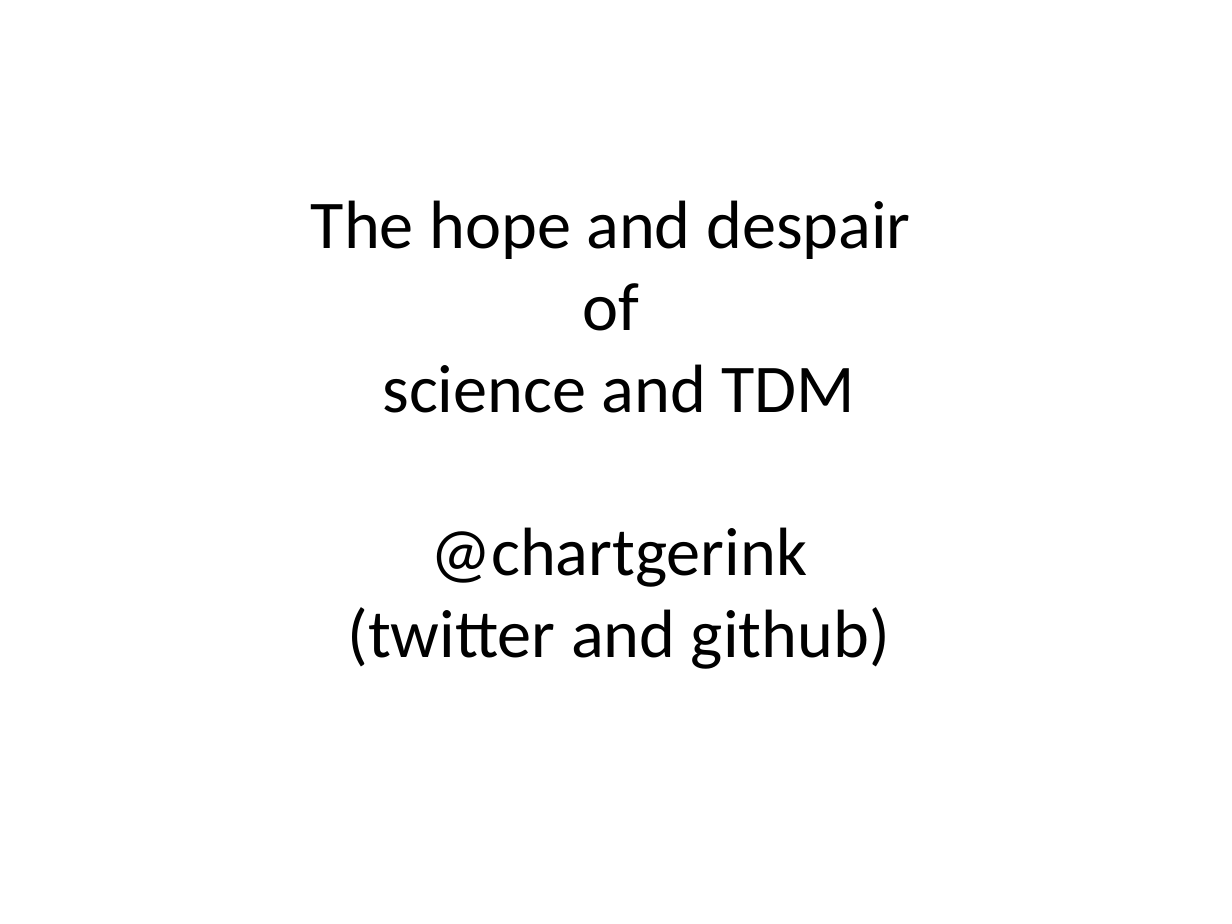
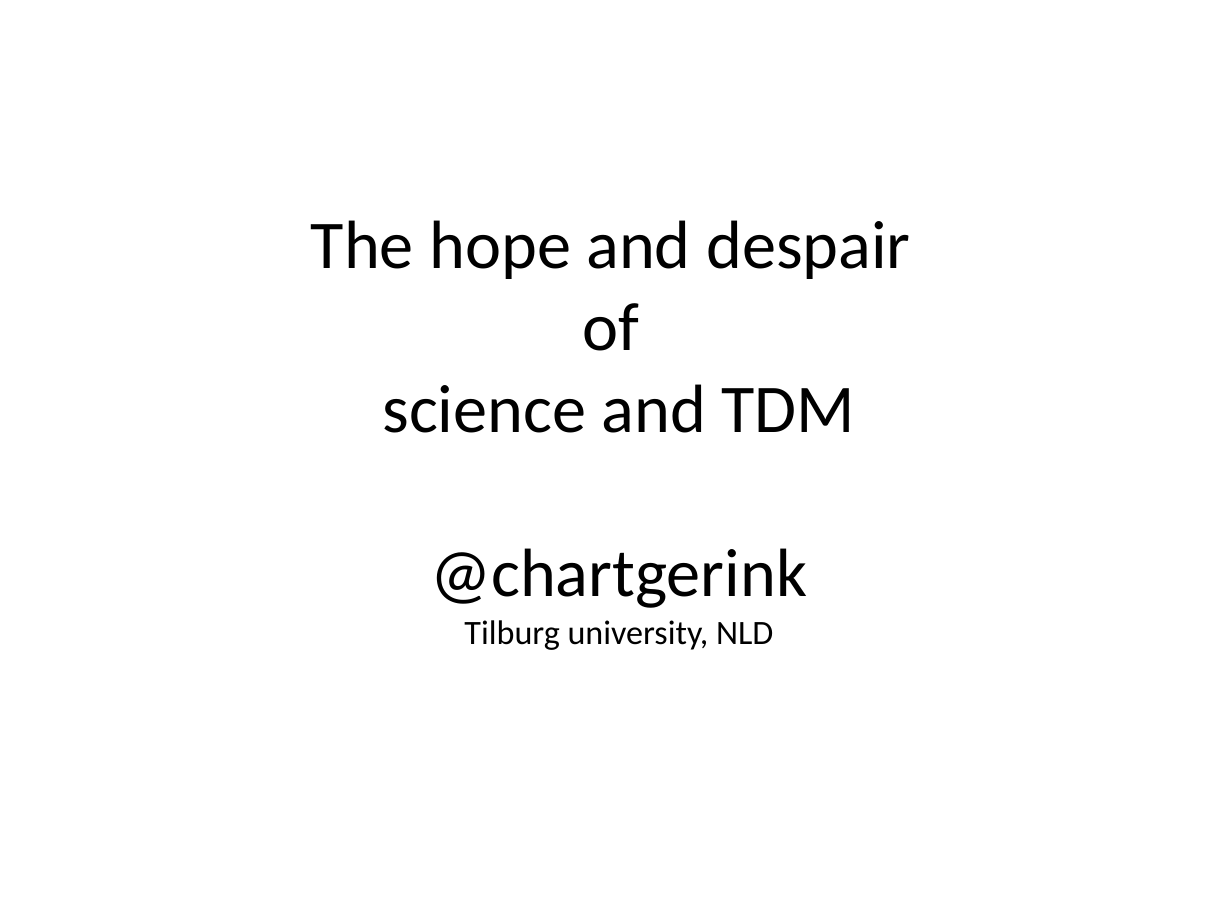
Before and after one commit to chartgerink/talks, a slide deck: slide 1 of 2016_2017/20170621tdm-ep/presentation.odp. Drawn at 1232x924 pixels with LibreOffice and Linux fonts; fonts in the diff are those of the drawing. Boxes give left, top, right and bottom in pixels: in the first picture for what was removed or moved away, otherwise in the second. Text is boxed around its words. In the diff, an @@ line names an element or a change of style, - is before the commit and + after.

```diff
--- a/2016_2017/20170621tdm-ep/presentation.odp
+++ b/2016_2017/20170621tdm-ep/presentation.odp
@@ title at bbox=[311, 220, 910, 650]: text changed @@
-The hope and despair
-of
-science and TDM
-@chartgerink
-(twitter and github)
+The hope and despair
+of
+science and TDM
+@chartgerink
+Tilburg university, NLD
```
Also in this commit, not shown: 1 other file.
